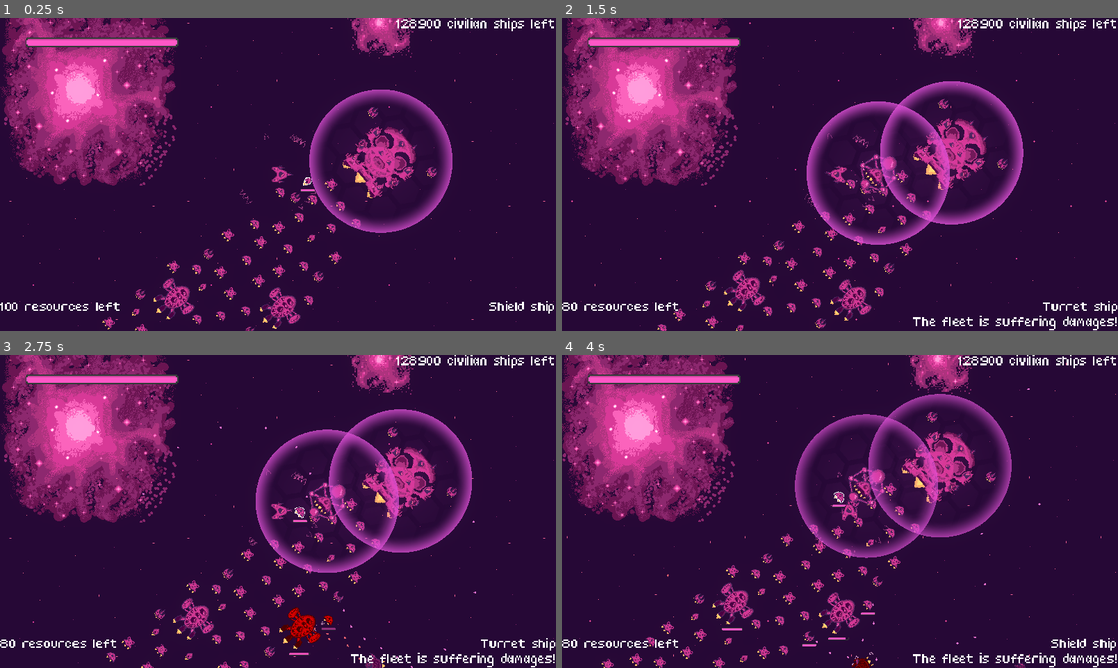
Above: before the commit, frames 1-4 (two rows, left to right).
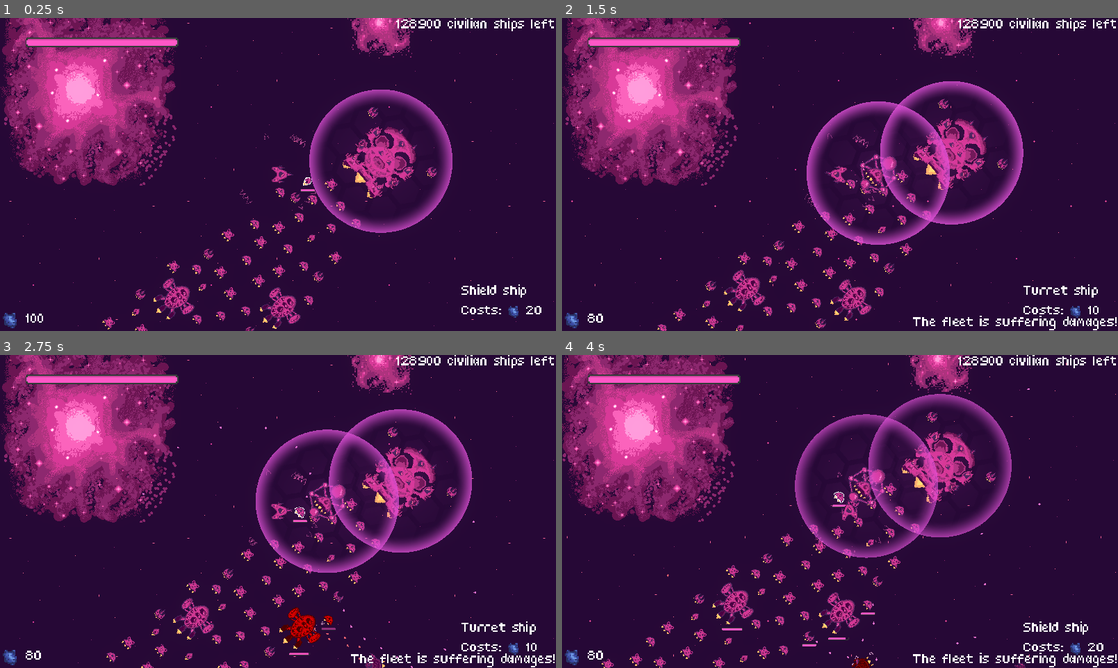
Above: after the commit, the same moments.

Repository: bear-minimum-studio/space-bear
Game: Godot game, scene res://Game.tscn
Two runs of this game, one before a commit and one after it. Both use one fixed random seed, a clock stepped at 60 frames per second and the inputs below.
Inputs:
- Up to frame 1 (0.25 s): no input
- Up to frame 2 (1.5 s): tap Enter (upgrade) at 0.5 s; hold Right (turn_right) 0.53-1.28 s; hold X (cycle_selection) 0.53-1.28 s; hold Ctrl (brake) from 1.28 s (still down); tap Down (decelerate) at 1.35 s
- Up to frame 3 (2.75 s): release Ctrl (brake) at 2.03 s; hold Right (turn_right) from 2.03 s (still down); hold Space (fire) from 2.03 s (still down)
- Up to frame 4 (4 s): release Right (turn_right) at 2.78 s; release Space (fire) at 2.78 s; hold Up (accelerate) 2.78-3.53 s; tap G (grappling_hook) at 2.85 s; hold Left (turn_left) from 3.53 s (still down); hold X (cycle_selection) from 3.53 s (still down)

The runs differ from the first frame. In frame 1, 0.7% of the frame differs, in the area x 0-100%, y 85-100%; in frame 2, 0.7%; in frame 3, 0.7%; in frame 4, 0.7%.

Commit message:
feat: display resources

Diff:
--- a/hud/BonusResources.tscn
+++ b/hud/BonusResources.tscn
@@ -93,6 +93,7 @@
 offset_bottom = 16.0
 grow_horizontal = 2
 grow_vertical = 2
+theme_override_colors/font_color = Color(0.431373, 0.596078, 0.894118, 1)
 text = "+10"
 horizontal_alignment = 1
 vertical_alignment = 1
--- /dev/null
+++ b/hud/ResourcesCount.gd
@@ -0,0 +1,14 @@
+extends HBoxContainer
+
+@export var amount = 10:
+	set(new_amount):
+		amount = new_amount
+		_update_amount()
+
+@onready var label = $Label
+
+func _ready():
+	_update_amount()
+
+func _update_amount():
+	label.text = "%s" % amount
--- /dev/null
+++ b/hud/ResourcesCount.tscn
@@ -0,0 +1,20 @@
+[gd_scene load_steps=3 format=3 uid="uid://ced170t4hoxad"]
+
+[ext_resource type="Script" path="res://hud/ResourcesCount.gd" id="1_mhr1k"]
+[ext_resource type="Texture2D" uid="uid://dfkaolsvensv5" path="res://asteroids/particle_minerai.png" id="1_upuim"]
+
+[node name="ResourcesCount" type="HBoxContainer"]
+offset_right = 67.0
+offset_bottom = 18.0
+script = ExtResource("1_mhr1k")
+
+[node name="TextureRect" type="TextureRect" parent="."]
+layout_mode = 2
+texture = ExtResource("1_upuim")
+expand_mode = 2
+stretch_mode = 4
+
+[node name="Label" type="Label" parent="."]
+layout_mode = 2
+text = "1000"
+vertical_alignment = 1
--- a/hud/ResourcesHUD.gd
+++ b/hud/ResourcesHUD.gd
@@ -1,8 +1,11 @@
 extends Control
+
+@onready var resources_count = $ResourcesCount
+
 
 func _ready():
 	FlockResources.resources_change.connect(_update_resources_count)
 	_update_resources_count()
 
 func _update_resources_count():
-	$Label.text = "%s resources left" % FlockResources.resources
+	resources_count.amount = FlockResources.resources
--- a/hud/ResourcesHUD.tscn
+++ b/hud/ResourcesHUD.tscn
@@ -1,6 +1,7 @@
-[gd_scene load_steps=2 format=3 uid="uid://cg2fbsneh5pmk"]
+[gd_scene load_steps=3 format=3 uid="uid://cg2fbsneh5pmk"]
 
 [ext_resource type="Script" path="res://hud/ResourcesHUD.gd" id="1_oevh7"]
+[ext_resource type="PackedScene" uid="uid://ced170t4hoxad" path="res://hud/ResourcesCount.tscn" id="2_7gd6t"]
 
 [node name="ResourcesHUD" type="Control"]
 layout_mode = 3
@@ -11,12 +12,11 @@
 grow_vertical = 2
 script = ExtResource("1_oevh7")
 
-[node name="Label" type="Label" parent="."]
+[node name="ResourcesCount" parent="." instance=ExtResource("2_7gd6t")]
 layout_mode = 1
 anchors_preset = 2
 anchor_top = 1.0
 anchor_bottom = 1.0
-offset_top = -26.0
-offset_right = 109.0
+offset_top = -18.0
+offset_bottom = 0.0
 grow_vertical = 0
-text = "1000 resources left"
--- a/hud/UpgradeSelection.gd
+++ b/hud/UpgradeSelection.gd
@@ -1,4 +1,7 @@
 extends Control
+
+@onready var label = $VBoxContainer/Label
+@onready var resources_count = $VBoxContainer/HBoxContainer/ResourcesCount
 
 func _ready():
 	_update_ui()
@@ -9,4 +12,5 @@
 		_update_ui()
 
 func _update_ui():
-	$Label.text = ShipCatalog.catalog.get_current_ship_name()
+	label.text = ShipCatalog.catalog.get_current_ship_name()
+	resources_count.amount = ShipCatalog.catalog.get_current_ship_price()
--- a/hud/UpgradeSelection.tscn
+++ b/hud/UpgradeSelection.tscn
@@ -1,6 +1,7 @@
-[gd_scene load_steps=2 format=3 uid="uid://dc3c33hwkauei"]
+[gd_scene load_steps=3 format=3 uid="uid://dc3c33hwkauei"]
 
 [ext_resource type="Script" path="res://hud/UpgradeSelection.gd" id="1_dsqd4"]
+[ext_resource type="PackedScene" uid="uid://ced170t4hoxad" path="res://hud/ResourcesCount.tscn" id="2_5t2s4"]
 
 [node name="UpgradeSelection" type="Control"]
 layout_mode = 3
@@ -11,16 +12,28 @@
 grow_vertical = 2
 script = ExtResource("1_dsqd4")
 
-[node name="Label" type="Label" parent="."]
+[node name="VBoxContainer" type="VBoxContainer" parent="."]
 layout_mode = 1
 anchors_preset = 3
 anchor_left = 1.0
 anchor_top = 1.0
 anchor_right = 1.0
 anchor_bottom = 1.0
-offset_left = -81.0
-offset_top = -26.0
+offset_left = -82.0
+offset_top = -40.0
 grow_horizontal = 0
 grow_vertical = 0
+
+[node name="Label" type="Label" parent="VBoxContainer"]
+layout_mode = 2
 text = "ShieldShip"
-horizontal_alignment = 2
+
+[node name="HBoxContainer" type="HBoxContainer" parent="VBoxContainer"]
+layout_mode = 2
+
+[node name="Label" type="Label" parent="VBoxContainer/HBoxContainer"]
+layout_mode = 2
+text = "Costs:"
+
+[node name="ResourcesCount" parent="VBoxContainer/HBoxContainer" instance=ExtResource("2_5t2s4")]
+layout_mode = 2
